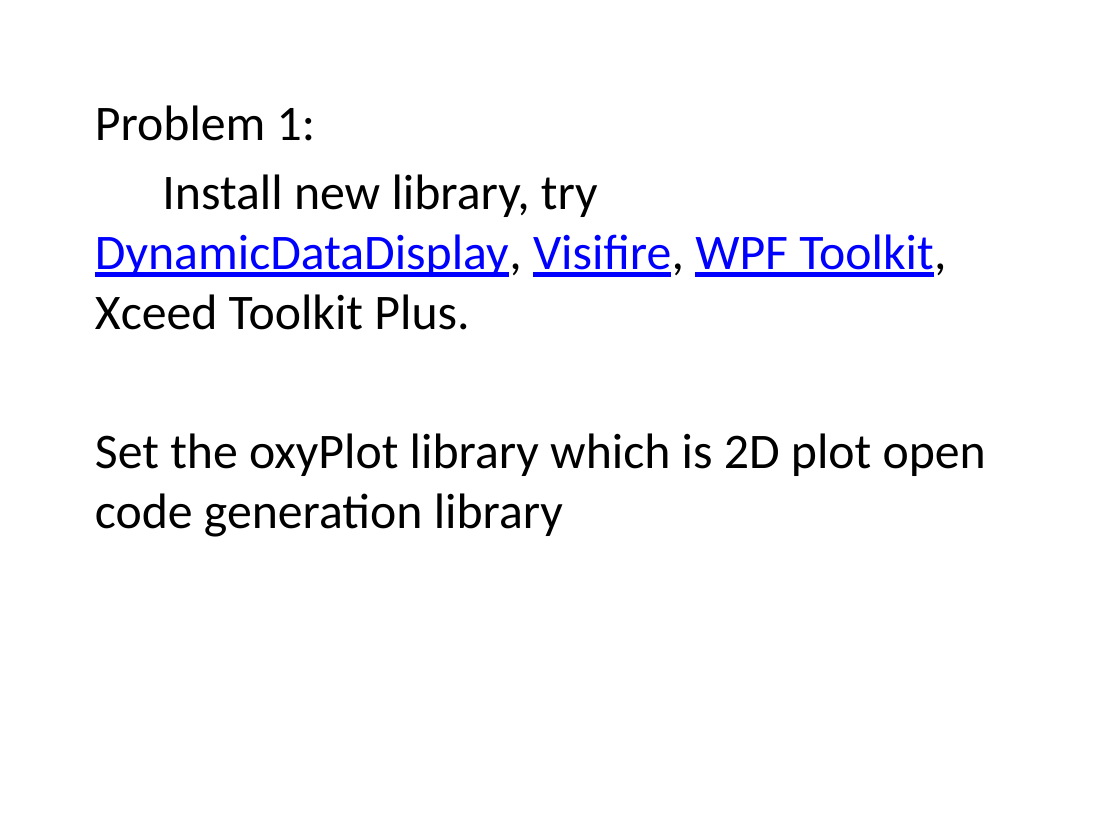
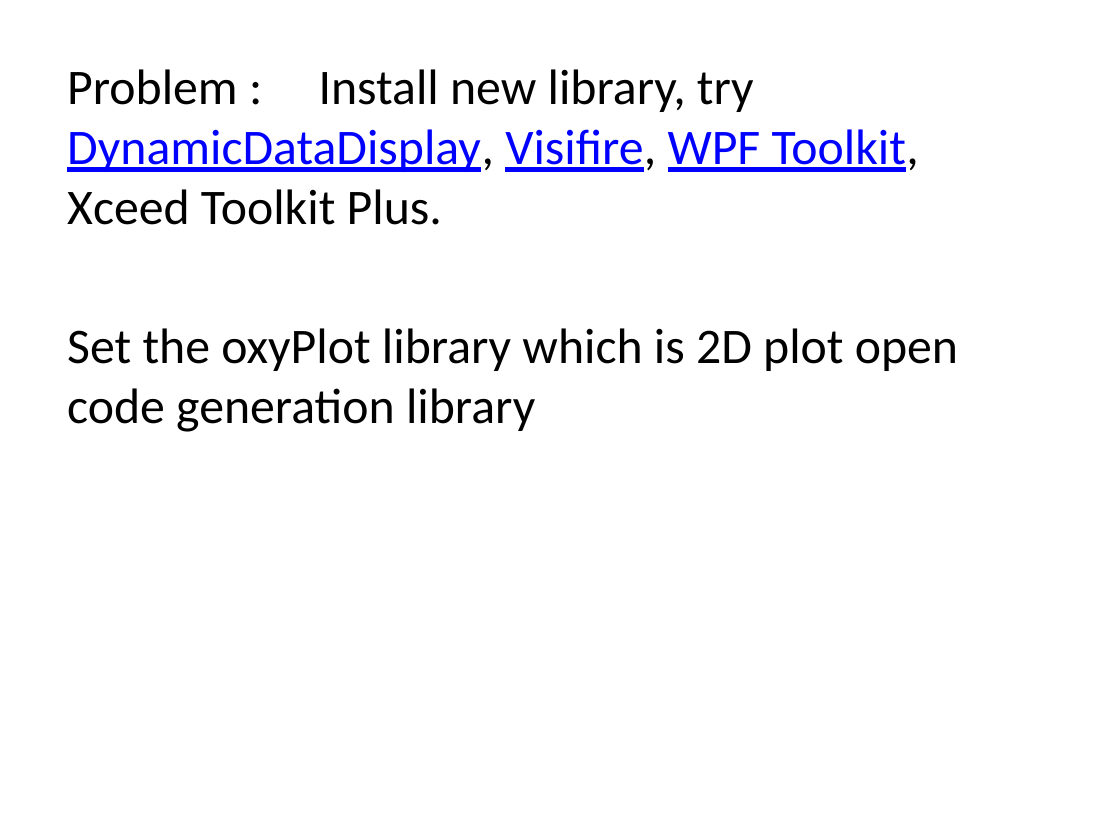
Before and after one commit to IPD8-guofeng/dotnet-group-project, a slide deck: slide 5 of Stock trade and analyst system.pptx. Drawn at 1120x840 pixels with LibreOffice and Linux fonts; fonts in the diff are those of the drawing. Boxes give left, top, right and bottom in pixels: in the first picture for what was removed or moved away, otherwise in the second. Text is boxed around its words. In the diff, an @@ line names an element or a change of style, - is before the commit and + after.

```diff
--- a/Stock trade and analyst system.pptx
+++ b/Stock trade and analyst system.pptx
@@ text "Problem : Install new library, ...": place and size @@
-text "Problem : Install new library, ..." at [95,105,986,537]
+text "Problem : Install new library, ..." at [67,69,958,432]
@@ text at [67,69,919,225]: text changed @@
-Problem 1:
-Install new library, try DynamicDataDisplay, Visifire, WPF Toolkit, Xceed Toolkit Plus.
+Problem : Install new library, try DynamicDataDisplay, Visifire, WPF Toolkit, Xceed Toolkit Plus.
```
Also in this commit, not shown: 6 other slides changed, 5 slides added, 8 slides removed, 1 other file.
